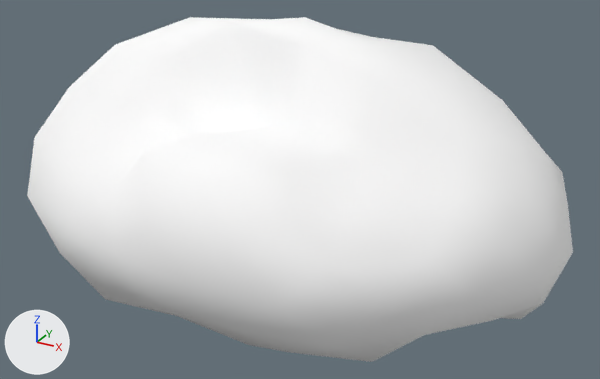
What one commit did to the glTF model assets/asteroids/asteroid_sml_26.glb.
Before and after are seen from a 50 mm camera at (1.55, -2.86, 1.44) aimed at (-0.02, -0.01, 0.02). Arrows for +X, +Y and +Z are at lower left; the lights stay in place. The older version comes first. Vertices at exactly the same position are counted once.

Objects in the first picture: 'asteroid_sml_26'.
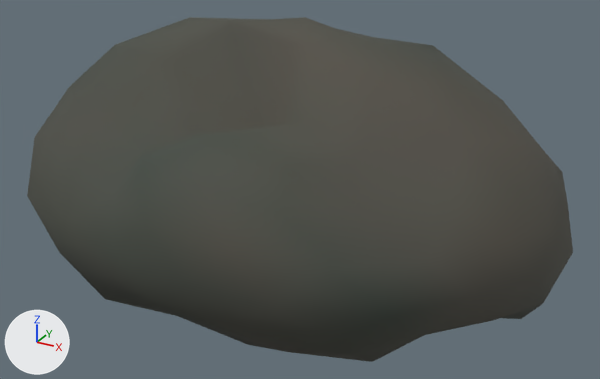
Location of each change, (x1, y1, x2, y2) in pixels of the pictures (600 x 379 px):
'asteroid_sml_26', recoloured (darker)
    both: (27, 17, 573, 362)

Edits to the bpy script that builds the scene:
```text
Change mat_rock_asteroid_sml_26:
    where n0 = _N.new('ShaderNodeBsdfPrincipled'); n0.name = 'Principled BSDF'
    remove n0.inputs[0].default_value = (1.0, 1.0, 1.0, 1.0)  # 'Base Color', white #ffffff
    n0.inputs[1].default_value: 0.0077 -> 0.0479  # 'Metallic'
    n0.inputs[2].default_value: 0.852 -> 0.873  # 'Roughness'
    add n2 = _N.new('ShaderNodeVertexColor'); n2.name = 'Color Attribute'
    add _L.new(n2.outputs[0], n0.inputs[0])  # 'Color' to 'Base Color'
Change me_icosphere:
    where me_icosphere.from_pydata(...)  # 162 vertices, 320 faces; spans x -1.26..1.12, y -0.87..0.84, z -0.61..0.75
    used by ob_asteroid_sml_26; location = (0.0, 0.0, 0.0)
    me_icosphere part 1: vertex colours changed
```
